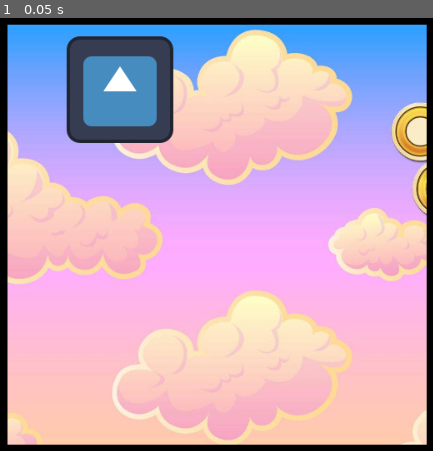
Above: before the commit, frame 1.
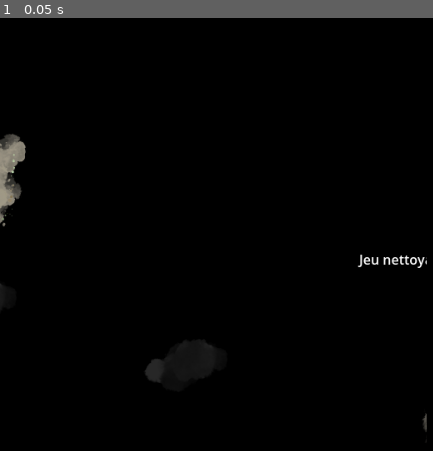
Above: after the commit, the same moment.

Repository: TitouanCh/ggj2025
Game: Godot game, scene res://minigame/support.tscn
Same seed, same stepped clock (60 frames per second), same inputs: the game is played once before the commit and once after it. This scene is started directly instead of the project's main scene. The engine's default icon, where the game draws it, is replaced by a stand-in: a white triangle on a blue panel in a dark square.
Inputs:
- Up to frame 1 (0.05 s): no input

The runs differ from the first frame. In frame 1, 95% of the frame differs, in the area x 0-99%, y 1-99%.

Commit message:
clickage stains

Diff:
--- a/minigame/cleaning/cleaning.gd
+++ b/minigame/cleaning/cleaning.gd
@@ -1,17 +1,22 @@
-extends Node2D
+extends Minigame
 var a = []
-
-
+var cursor_texture : Texture
+var cursor_hotspot
 # Called when the node enters the scene tree for the first time.
 func _ready() -> void:
-	for i in range(20):
+	cursor_texture = load('res://texture/minigame/sponge.png')
+	Input.set_custom_mouse_cursor(cursor_texture)
+	cursor_hotspot = cursor_texture.get_size() / 2
+
+	Input.set_custom_mouse_cursor(cursor_texture, Input.CURSOR_ARROW, cursor_hotspot)
+
+	for i in range(10):
 		var tache = Tache.spawn()
 		a.append(tache)
 		add_child(tache)
 
 # Replace with function body.
 
-
 # Called every frame. 'delta' is the elapsed time since the previous frame.
 func _process(delta: float) -> void:
 	pass
--- a/minigame/cleaning/cleaning.tscn
+++ b/minigame/cleaning/cleaning.tscn
@@ -1,7 +1,6 @@
-[gd_scene load_steps=3 format=3 uid="uid://cei8uaqgjvfwo"]
+[gd_scene load_steps=2 format=3 uid="uid://cei8uaqgjvfwo"]
 
 [ext_resource type="Script" path="res://minigame/cleaning/cleaning.gd" id="1_hhsaw"]
-[ext_resource type="Texture2D" uid="uid://c3f42k2dsc5pt" path="res://texture/machine_cleaning.jpg" id="1_p5vtn"]
 
 [node name="Cleaning" type="Node2D"]
 script = ExtResource("1_hhsaw")
@@ -12,9 +11,3 @@
 offset_right = 627.0
 offset_bottom = 301.0
 text = "Jeu nettoyage"
-
-[node name="background" type="Sprite2D" parent="."]
-visible = false
-position = Vector2(437, 269)
-scale = Vector2(0.720312, 0.594959)
-texture = ExtResource("1_p5vtn")
--- a/minigame/cleaning/tache.gd
+++ b/minigame/cleaning/tache.gd
@@ -3,19 +3,42 @@
 
 var x: int
 var y: int
+var is_clicked : bool = false
+var epsilon : float = 30.0
+var textures = []
+var sprite
 
 # Called when the node enters the scene tree for the first time.
 func _ready() -> void:
+	textures.append(load("res://texture/minigame/stains/stain_1.png"))
+	textures.append(load("res://texture/minigame/stains/stain_2.png"))
+	textures.append(load("res://texture/minigame/stains/stain_3.png"))
+	textures.append(load("res://texture/minigame/stains/stain_4.png"))
+	sprite = Sprite2D.new()
+	sprite.texture = textures.pick_random()
+	add_child(sprite)
 	var center_position = Vector2(x, y)
-	print($Sprite2D.texture.get_size())
-	position = center_position - $Sprite2D.texture.get_size() / 2
+	position = center_position - sprite.texture.get_size() / 2
 
-	# Replace with function body.
-	pass
 
 # Called every frame. 'delta' is the elapsed time since the previous frame.
 func _process(delta: float) -> void:
-	pass
+	if Input.is_action_just_pressed("left_click"):
+		if is_mouse_over():
+			print("Mouse over")
+			handle_click()
+
+func is_mouse_over() -> bool:
+	var cursor_position = get_global_mouse_position()
+	var sprite_rect = Rect2(position, sprite.texture.get_size())
+	print(sprite_rect.has_point(cursor_position))
+	return sprite_rect.has_point(cursor_position)
+
+
+
+func handle_click() -> void:
+	is_clicked = true
+	queue_free()
 
 static func spawn() -> Tache:
 	var tache = load("res://minigame/cleaning/tache.tscn").instantiate()
--- a/minigame/cleaning/tache.tscn
+++ b/minigame/cleaning/tache.tscn
@@ -1,12 +1,6 @@
-[gd_scene load_steps=3 format=3 uid="uid://1ui43kt4768d"]
+[gd_scene load_steps=2 format=3 uid="uid://1ui43kt4768d"]
 
 [ext_resource type="Script" path="res://minigame/cleaning/tache.gd" id="1_hfmw4"]
-[ext_resource type="Texture2D" uid="uid://pxnjcrbd7t30" path="res://texture/tache.png" id="2_ybm1n"]
 
 [node name="Tache" type="Node2D"]
 script = ExtResource("1_hfmw4")
-
-[node name="Sprite2D" type="Sprite2D" parent="."]
-position = Vector2(46, 39)
-scale = Vector2(2.84844, 2.37358)
-texture = ExtResource("2_ybm1n")
--- a/minigame/minigame.gd
+++ b/minigame/minigame.gd
@@ -1,5 +1,7 @@
+class_name Minigame
 extends Node2D
 signal isDead
+signal isDone
 
 # Called when the node enters the scene tree for the first time.
 func _ready() -> void:
@@ -9,3 +11,14 @@
 # Called every frame. 'delta' is the elapsed time since the previous frame.
 func _process(delta: float) -> void:
 	pass
+
+
+
+
+func dead() -> void:
+	isDead.emit()
+	queue_free()
+
+func finish() -> void:
+	isDone.emit()
+	queue_free()
--- a/minigame/minigame.tscn
+++ b/minigame/minigame.tscn
@@ -1,17 +1,9 @@
-[gd_scene load_steps=4 format=3 uid="uid://dpcmldapa273a"]
+[gd_scene load_steps=3 format=3 uid="uid://dpcmldapa273a"]
 
 [ext_resource type="Script" path="res://minigame/minigame.gd" id="1_0uruy"]
-[ext_resource type="Texture2D" uid="uid://ce7y0cprtdp2d" path="res://icon.svg" id="1_fc0bt"]
-[ext_resource type="Texture2D" uid="uid://bin1j0b0qolgc" path="res://texture/minigame_background.jpg" id="2_i5esi"]
+[ext_resource type="PackedScene" uid="uid://cei8uaqgjvfwo" path="res://minigame/cleaning/cleaning.tscn" id="2_cu2sl"]
 
 [node name="minigame" type="Node2D"]
 script = ExtResource("1_0uruy")
 
-[node name="Sprite_background" type="Sprite2D" parent="."]
-position = Vector2(569, 324.75)
-scale = Vector2(0.583333, 0.585648)
-texture = ExtResource("2_i5esi")
-
-[node name="Sprite2D" type="Sprite2D" parent="."]
-position = Vector2(144, 86)
-texture = ExtResource("1_fc0bt")
+[node name="Cleaning" parent="." instance=ExtResource("2_cu2sl")]
--- a/minigame/support.gd
+++ b/minigame/support.gd
@@ -8,11 +8,11 @@
 # Called every frame. 'delta' is the elapsed time since the previous frame.
 func _process(delta: float) -> void:
 	pass
+	#$Minigame.isDone.connect("queue_free")
 
 
-static func spawn_support(game: String) -> Support:
+static func spawn(game: String) -> Support:
 	var support = load("res://minigame/support.tscn").instantiate()
-	print("res://minigame/"+game+".tscn")
 	var minigame: PackedScene = load("res://minigame/"+game+".tscn")
 	var minigame_instance = minigame.instantiate()
 
--- a/minigame/support.tscn
+++ b/minigame/support.tscn
@@ -15,4 +15,4 @@
 handle_input_locally = false
 render_target_update_mode = 4
 
-[node name="Node2D" parent="SubViewport" instance=ExtResource("1_2se5k")]
+[node name="Minigame" parent="SubViewport" instance=ExtResource("1_2se5k")]
Binary file removed: texture/machine_cleaning.jpg
Binary file added: texture/minigame/sponge.png
Not shown, changed: texture/minigame/sponge.png.import
Binary file added: texture/minigame/stains/stain_1.png
Not shown, changed: texture/minigame/stains/stain_1.png.import
Binary file added: texture/minigame/stains/stain_2.png
Not shown, added: texture/minigame/stains/stain_2.png.import
Binary file added: texture/minigame/stains/stain_3.png
Not shown, changed: texture/minigame/stains/stain_3.png.import
Binary file added: texture/minigame/stains/stain_4.png
Not shown, added: texture/minigame/stains/stain_4.png.import
Binary file removed: texture/minigame_background.jpg
(and 1 more such lines)
